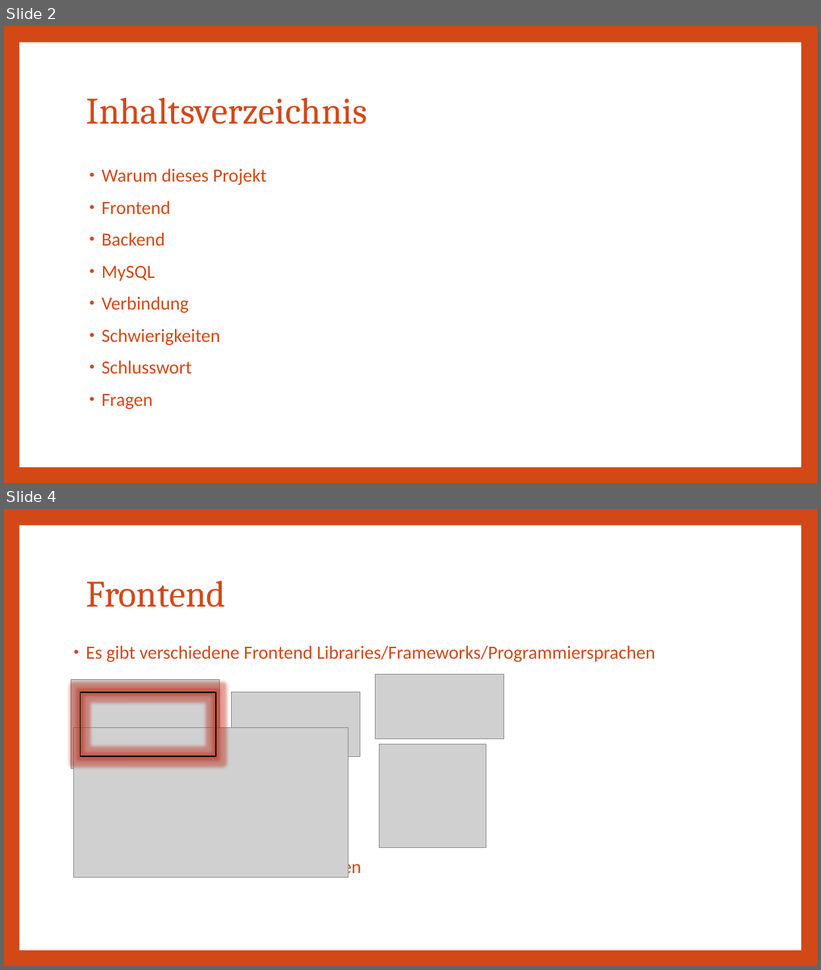
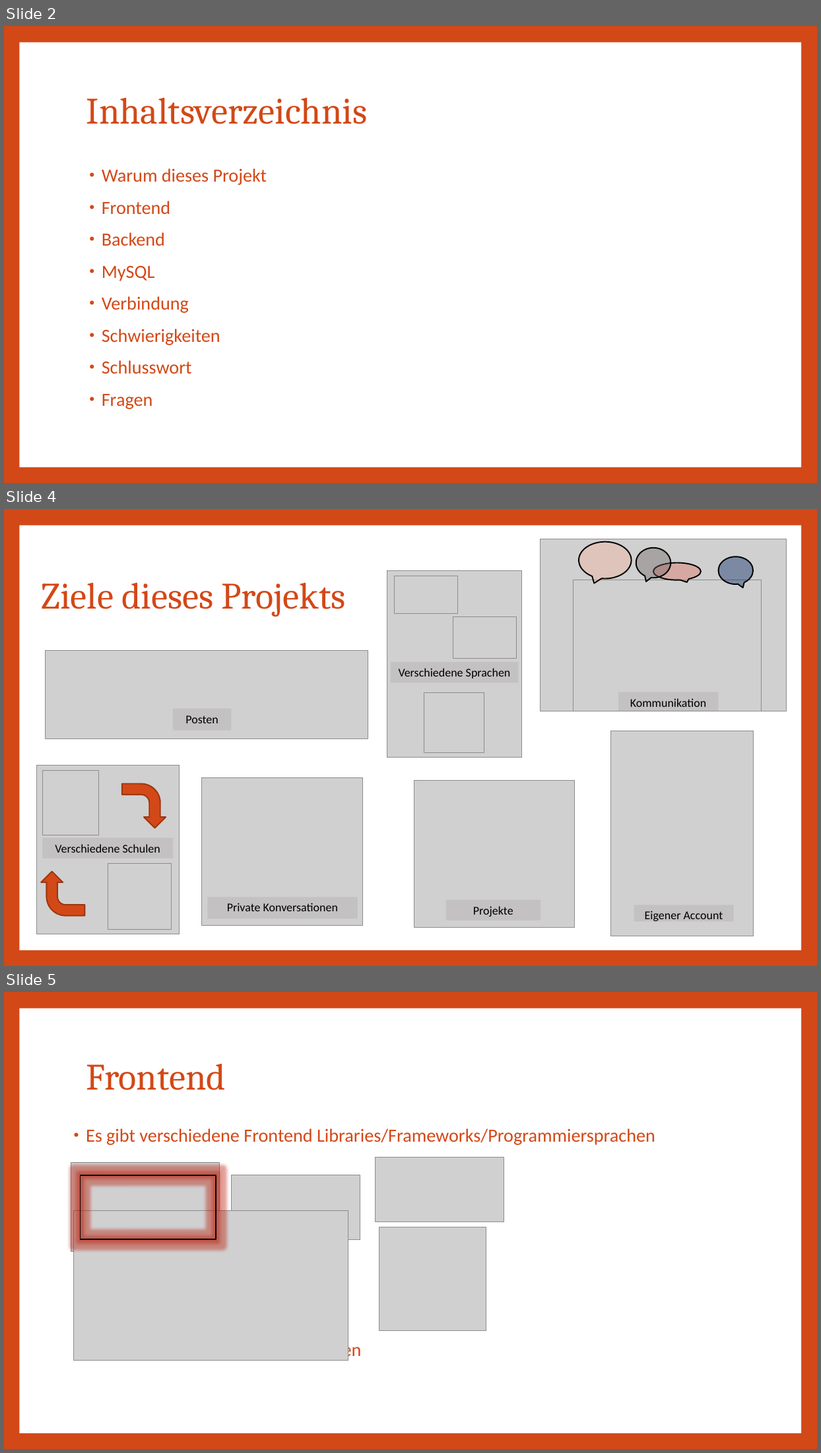
Before and after one commit to Lio396/AbgabeDossierProjekt, a slide deck: 04_Präsentation/VueJS_Laravel_website.pptx. Shown one above the other, each under a label of ours: slides 2 and 4 before the commit, slides 2, 4 and 5 after it; the slides between them are not shown. The pictures are 821x970 and 821x1453 pixels, drawn with LibreOffice and Linux fonts; fonts in the diff are those of the drawing; grey boxes stand for pictures. Boxes give left, top, right and bottom in pixels: in the first picture for what was removed or moved away, otherwise in the second. Text is boxed around its words. In the diff, an @@ line names an element or a change of style, - is before the commit and + after.

Commit message:
Projekt13

```diff
--- a/04_Präsentation/VueJS_Laravel_website.pptx
+++ b/04_Präsentation/VueJS_Laravel_website.pptx
@@ slide 4 added at (4,509,817,966), background #D34817; not listed: 1 template element that a slide beside it also shows @@
@@ title added at (42,582,346,617), 44 pt, text #D34817 @@
+Ziele dieses Projekts
@@ picture added at (46,651,368,739) @@
@@ group added at (387,570,522,757): 4 pictures, 1 rectangle @@
+Verschiedene Sprachen
@@ group added at (541,539,787,712): 4 speech bubbles, 2 pictures, 1 rectangle @@
+Kommunikation
@@ rectangle added at (173,709,232,731), fill #C3C1C1, 14 pt, text #000000 @@
+Posten
@@ picture added at (611,731,754,937) @@
@@ picture added at (201,778,362,926) @@
@@ picture added at (414,780,574,928) @@
@@ group added at (37,765,180,935): 3 pictures, 2 bent arrows, 1 rectangle @@
+Verschiedene Schulen
@@ rectangle added at (208,898,358,920), fill #C3C1C1, 14 pt, text #000000 @@
+Private Konversationen
@@ rectangle added at (446,900,541,921), fill #C3C1C1, 14 pt, text #000000 @@
+Projekte
@@ rectangle added at (634,906,734,922), fill #C3C1C1, 14 pt, text #000000 @@
+Eigener Account
@@ what was slide 4 is now slide 5 @@
```
Also in this commit, not shown: 2 slides changed, 5 other files.
